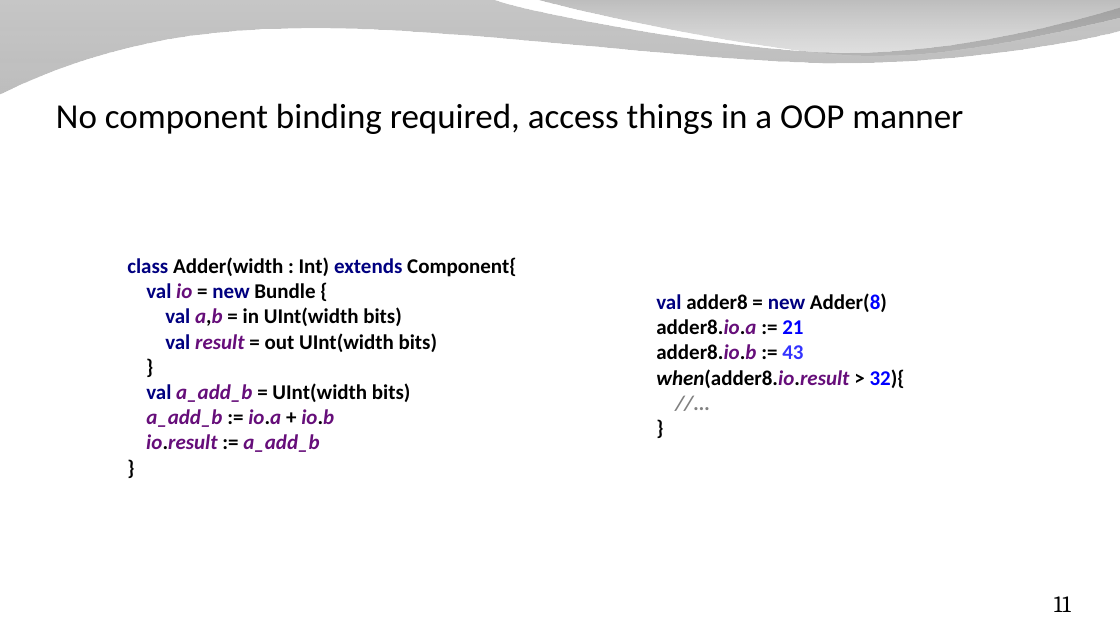
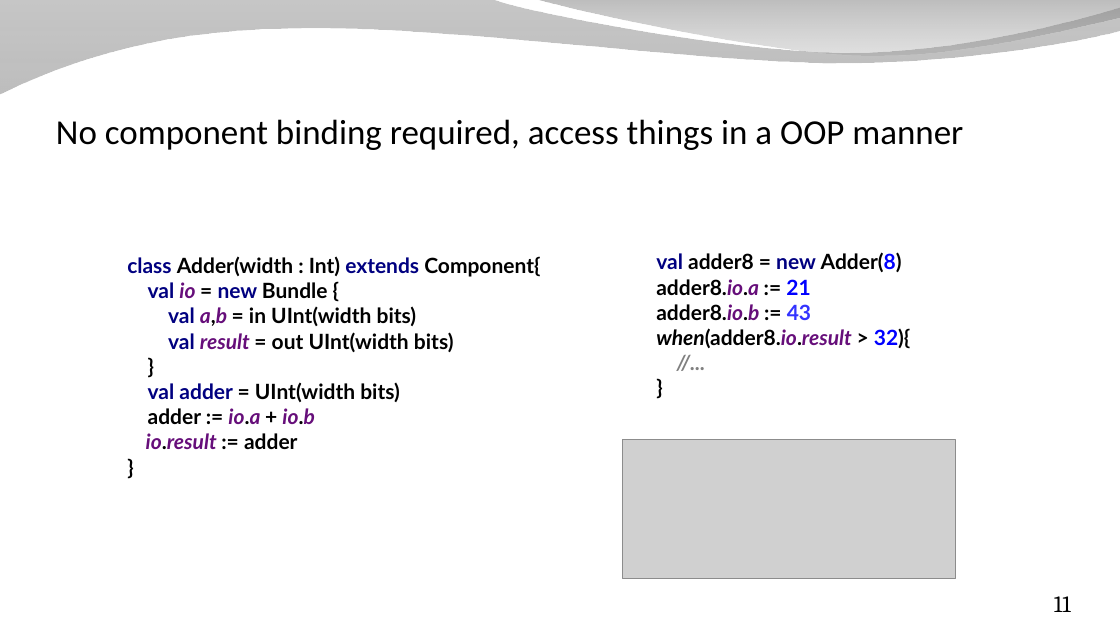
Before and after one commit to SpinalHDL/SpinalDoc, a slide deck: slide 11 of presentation/en/workshop/equivalence.odp. Drawn at 1120x630 pixels with LibreOffice and Linux fonts; fonts in the diff are those of the drawing; grey boxes stand for pictures; background and template pictures are left out. Boxes give left, top, right and bottom in pixels: in the first picture for what was removed or moved away, otherwise in the second. Text is boxed around its words. In the diff, an @@ line names an element or a change of style, - is before the commit and + after.

```diff
--- a/presentation/en/workshop/equivalence.odp
+++ b/presentation/en/workshop/equivalence.odp
@@ title "No component binding required, access ..." moved from (x1=56, y1=103, x2=963, y2=134) to (x1=56, y1=119, x2=963, y2=150) @@
@@ text at (x1=127, y1=256, x2=540, y2=449): text changed; font Calibri to Lato @@
-class Adder(width : Int) extends Component{
-val io = new Bundle {
-val a,b = in UInt(width bits)
-val result = out UInt(width bits)
-}
-val a_add_b = UInt(width bits)
-a_add_b := io.a + io.b
-io.result := a_add_b
-}
+class Adder(width : Int) extends Component{
+val io = new Bundle {
+val a,b = in UInt(width bits)
+val result = out UInt(width bits)
+}
+val adder = UInt(width bits)
+adder := io.a + io.b
+io.result := adder
+}
@@ text "val adder8 = new Adder(8) ..." moved from (x1=656, y1=293, x2=905, y2=388) to (x1=656, y1=252, x2=911, y2=349) @@
@@ text "val adder8 = new Adder(8) ..." at (x1=656, y1=252, x2=911, y2=349): font Calibri to Lato @@
@@ picture added at (x1=622, y1=440, x2=955, y2=578) @@
```
Also in this commit, not shown: 9 other slides changed, 11 other files.
